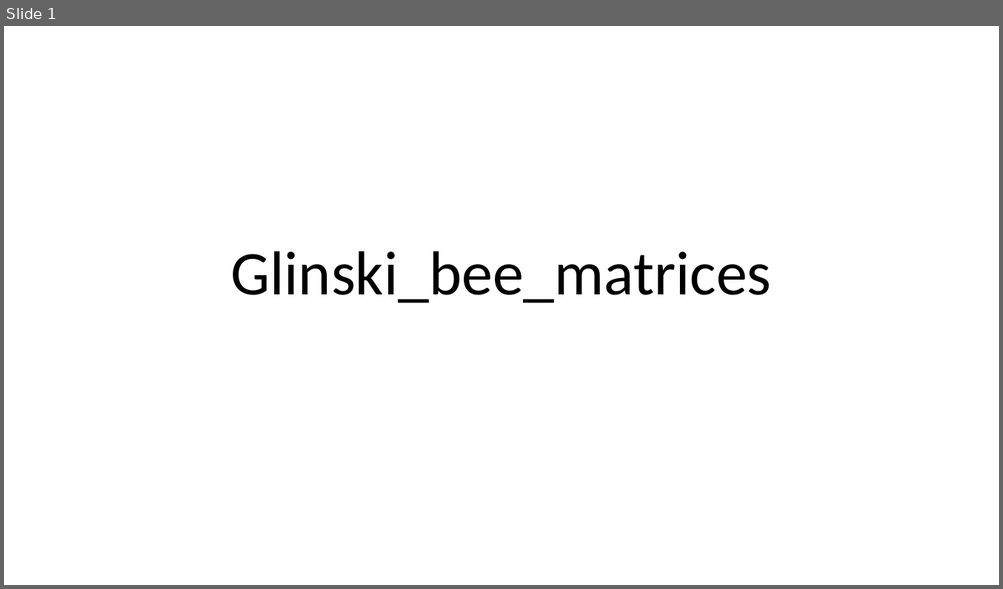
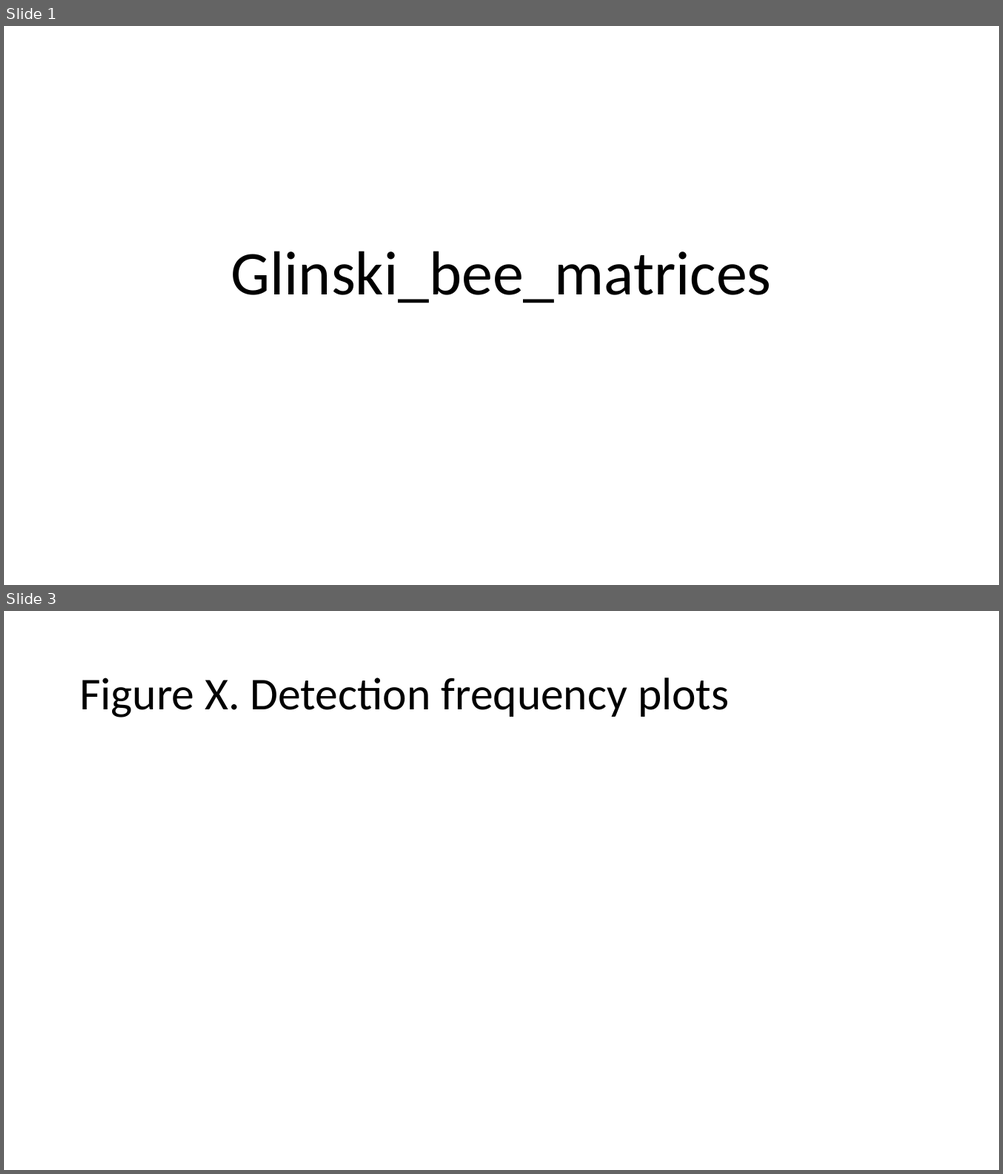
Before and after one commit to bee-modeling/glinski_bee_matrices, a slide deck: pptx/glinski_bee_matrices.pptx. Shown one above the other, each under a label of ours: slide 1 before the commit, slides 1 and 3 after it; the slides between them are not shown. The pictures are 1003x589 and 1003x1174 pixels, drawn with LibreOffice and Linux fonts; fonts in the diff are those of the drawing. Boxes give left, top, right and bottom in pixels: in the first picture for what was removed or moved away, otherwise in the second. Text is boxed around its words. In the diff, an @@ line names an element or a change of style, - is before the commit and + after.

Commit message:
cross matrix figure updates

```diff
--- a/pptx/glinski_bee_matrices.pptx
+++ b/pptx/glinski_bee_matrices.pptx
@@ slide 3 added at <box>4,611,999,1170</box>, background #FFFFFF @@
@@ title added at <box>79,678,729,718</box>, 44 pt, text #000000 @@
+Figure X. Detection frequency plots
```
Also in this commit, not shown: 4 other slides added, 2 slides removed, 7 other files.
